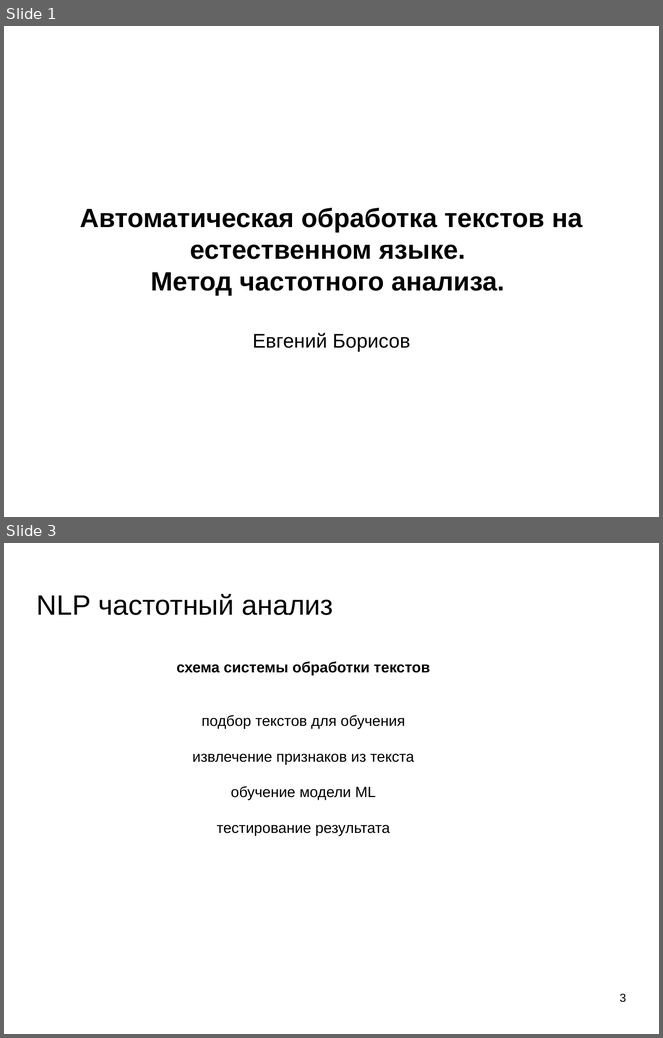
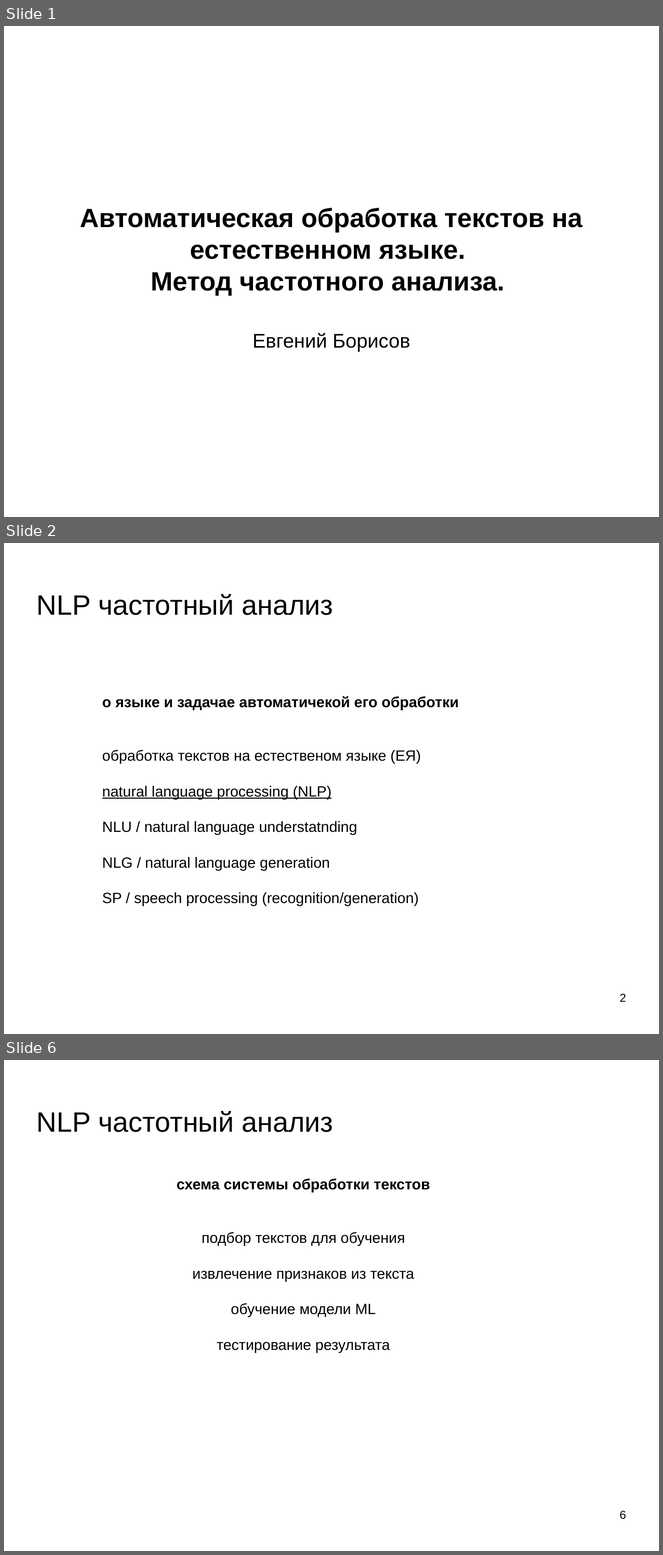
Before and after one commit to mechanoid5/ml_lectorium_legacy, a slide deck: 25-text-tfidf.odp. Shown one above the other, each under a label of ours: slides 1 and 3 before the commit, slides 1, 2 and 6 after it; the slides between them are not shown. The pictures are 663x1038 and 663x1555 pixels, drawn with LibreOffice and Linux fonts; fonts in the diff are those of the drawing; background and template pictures are left out. Boxes give left, top, right and bottom in pixels: in the first picture for what was removed or moved away, otherwise in the second. Text is boxed around its words. In the diff, an @@ line names an element or a change of style, - is before the commit and + after.

```diff
--- a/25-text-tfidf.odp
+++ b/25-text-tfidf.odp
@@ slide 2 added at bbox=[4, 543, 659, 1034], background picture (left out) @@
@@ title added at bbox=[37, 594, 333, 615], 33.9 pt, text #000000 @@
+NLP частотный анализ
@@ text added at bbox=[102, 696, 459, 906], 18 pt, text #000000 @@
+о языке и задачае автоматичекой его обработки
+обработка текстов на естественом языке (ЕЯ)
+natural language processing (NLP)
+NLU / natural language understatnding
+NLG / natural language generation
+SP / speech processing (recognition/generation)
@@ page number added at bbox=[620, 994, 626, 1002], 14 pt, text #000000 @@
+2
@@ what was slide 3 is now slide 6 @@
@@ page number at bbox=[620, 1511, 626, 1520]: text changed @@
-3
+6
```
Also in this commit, not shown: 4 slides changed, 6 other slides added, 1 slide removed, 1 other file.
